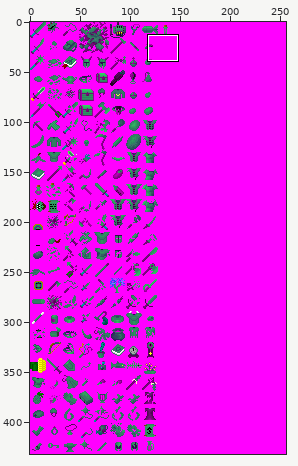
Sprite sheet -- Graphics/Item.png. The first picture is a wide view before the edit; the outline marks the close-up.
Close-up. Before:
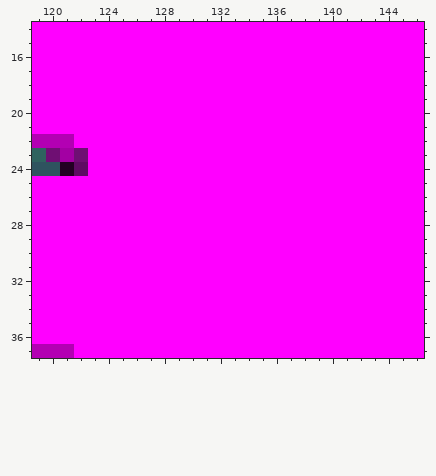
The file is 256x432 pixels. Colours within 5 levels of each other are drawn and written as one. Shown: x 119..146, y 14..37.
The same view after the edit:
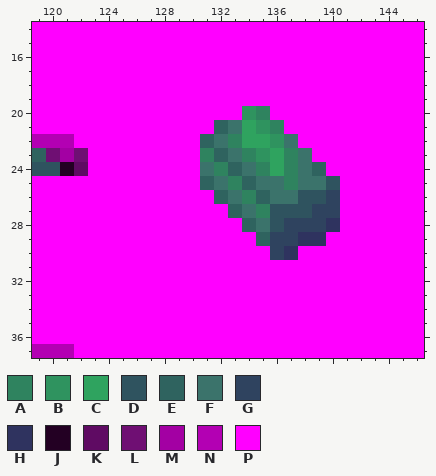
Palette (. is transparent): A #2f835f  B #2f935f  C #2fa35f  D #2f535f  E #2f635f  F #3b736b  G #2f435f  H #2f335f  J #230023  K #5f0b63  L #6f0f73  M #a300a3  N #b300b3  P #ff00ff
From old to new:
The edit turns colour P into colour A in row 20 at x 135; in row 21 at x 136; in row 22 at x 133; in row 23 at x 131, 134 and 137; in row 24 at x 132, 135 and 137; in row 25 at x 133 and 137.
The edit turns colour P into colour A in row 26 at x 134; in row 27 at x 135.
The edit turns colour P into colour B in row 20 at x 134; in row 21 at x 135; in row 22 at x 136; in row 23 at x 135.
The edit turns colour P into colour C in row 21 at x 134; in row 22 at x 134 to 135; in rows 23 to 24 at x 136.
The edit turns colour P into colour D in row 25 at x 140; in row 26 at x 138 to 139; in row 27 at x 136 to 138; in row 28 at x 136.
The edit turns colour P into colour E in row 21 at x 132; in row 22 at x 131; in row 23 at x 132; in row 24 at x 133 and 139; in row 25 at x 131 and 134; in row 26 at x 132 and 135.
The edit turns colour P into colour E in row 27 at x 133; in row 28 at x 134; in row 29 at x 135.
The edit turns colour P into colour F in row 21 at x 133; in row 22 at x 132 and 137; in row 23 at x 133 and 138; in row 24 at x 131, 134 and 138; in row 25 at x 132, 135 to 136 and 138 to 139; in row 26 at x 133 and 136 to 137.
The edit turns colour P into colour F in row 27 at x 134; in row 28 at x 135.
The edit turns colour P into colour G in row 26 at x 140; in row 27 at x 139 to 140; in row 28 at x 137 to 139; in row 29 at x 136 to 137; in row 30 at x 136.
The edit turns colour P into colour H in row 28 at x 140; in row 29 at x 138 to 139; in row 30 at x 137.
